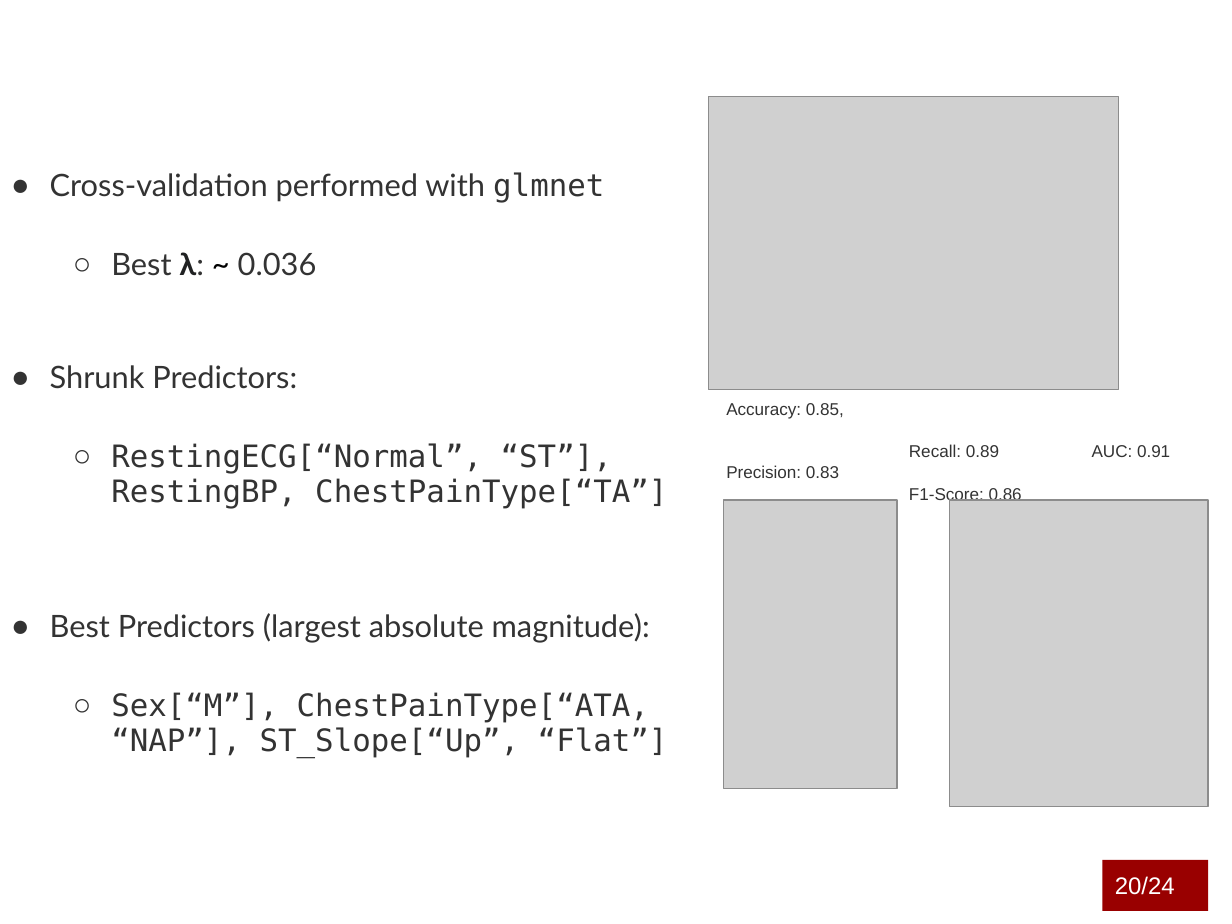
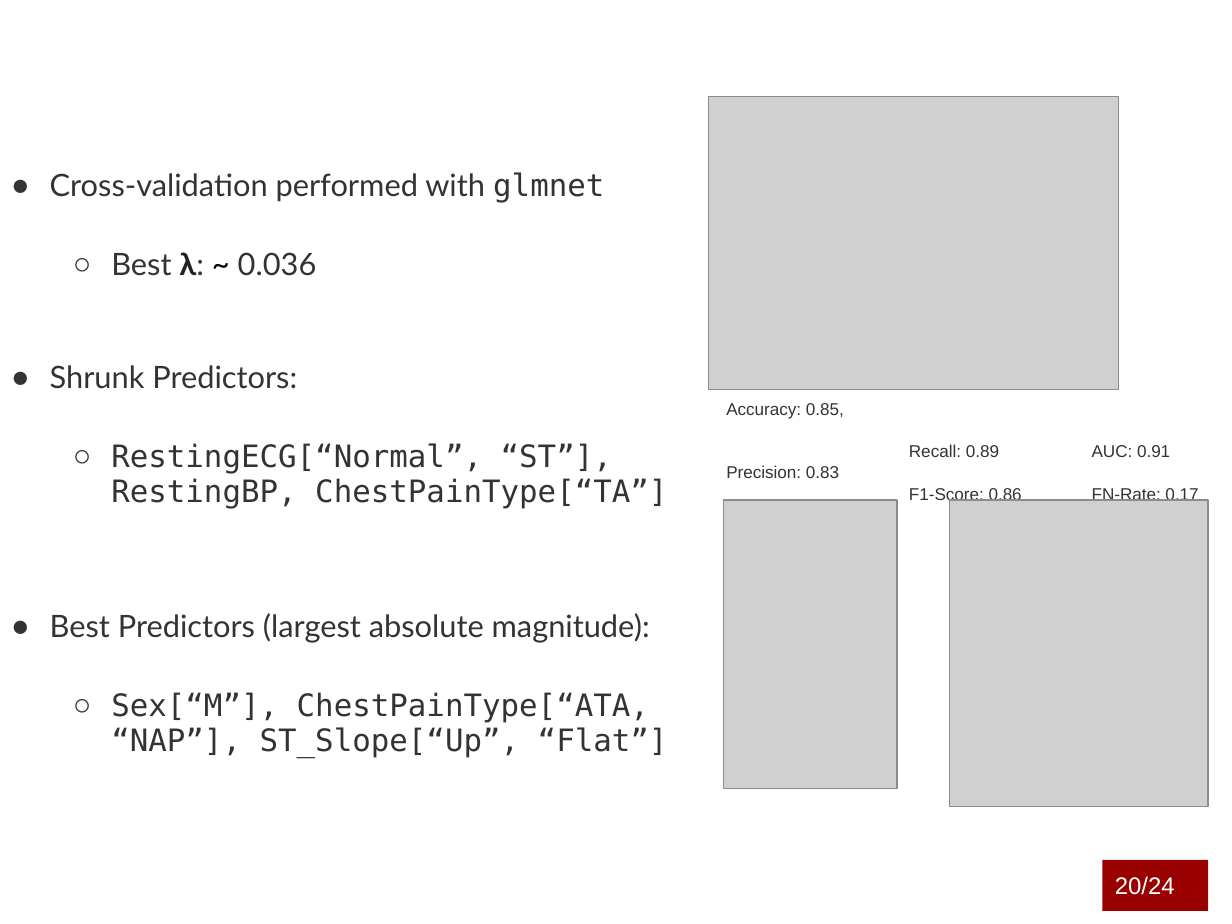
Before and after one commit to marcouderzo/CoronaryHeartDisease-Prediction, a slide deck: slide 21 of slides.pptx. Drawn at 1232x924 pixels with LibreOffice and Linux fonts; fonts in the diff are those of the drawing; grey boxes stand for pictures; background and template pictures are left out. Boxes give left, top, right and bottom in pixels: in the first picture for what was removed or moved away, otherwise in the second. Text is boxed around its words. In the diff, an @@ line names an element or a change of style, - is before the commit and + after.

Commit message:
fn rate

```diff
--- a/slides.pptx
+++ b/slides.pptx
@@ text at (x1=1092, y1=486, x2=1198, y2=501): paragraph added @@
+  FN-Rate: 0.17
```
Also in this commit, not shown: 10 other slides changed, 5 other files.
